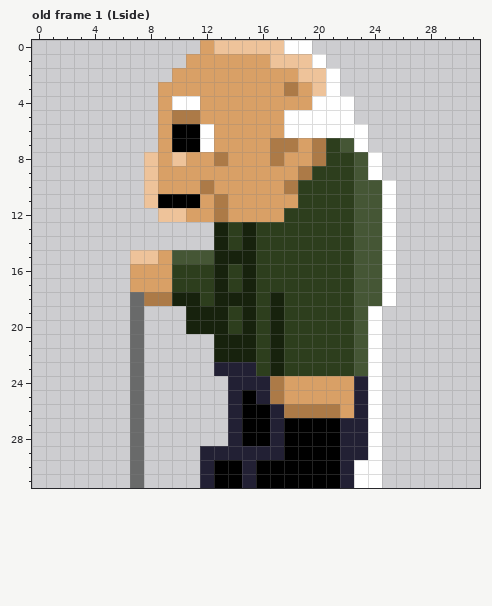
Two states of a pixel-art file, Assets/Art/Oldman/Oldman.aseprite. The first picture shows the starting point.
32x32 pixels, 2 frames. Shown: old frame 1 (Lside).
The same view after the edit:
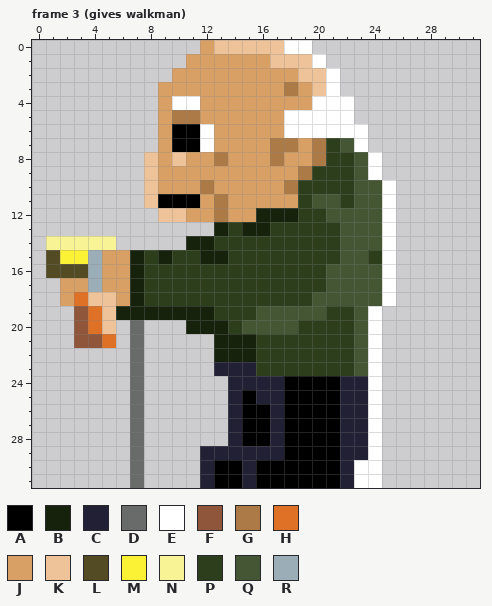
Palette (. is transparent): A #000000  B #17220d  C #222034  D #696a6a  E #ffffff  F #8f563b  G #ac7a47  H #df7126  J #d9a066  K #eec39a  L #524b24  M #fbf236  N #f8f496  P #2d3e1d  Q #455635  R #9badb7
A new or re-ordered frame is compared with the old frame closest to it.
What changed:
frames 2 -> 4
--- frame 3 (gives walkman) is new; against old frame 1 (Lside)
@@ x 0..31 @@
 10 ........KJJJGJJJJJGPPPPQQE......
-11 ........KAAAJGJJJJJPPPPQQE......
-12 .........KKJJGJJJJPPPPPQQE......
-13 .............BPBPPPPPPPQQE......
-14 .............BPBPPPPPPPQQE......
-15 .......KKJQQQBBBPPPPPPPQQE......
-16 .......JJJPPPBPBPPPPPPPQQE......
-17 .......JJJPPPBPBPPPPPPPQQE......
-18 .......DGGBBPBBBPBPPPPPQQE......
-19 .......D...BBBPBPBPPPPPQE.......
-20 .......D...BBBPBPBPPPPPQE.......
-21 .......D.....BBBPBPPPPPQE.......
-22 .......D.....BBBPBPPPPPQE.......
-23 .......D.....CCCPBPPPPPQE.......
-24 .......D......CCCGJJJJJCE.......
-25 .......D......CACGJJJJJCE.......
-26 .......D......CAACGGGGJCE.......
+11 ........KAAAJGJJJJJPQQPQQE......
+12 .........KKJJGJJBBBPPQQQQE......
+13 .............BPBBPPPPPQQQE......
+14 .NNNNN.....BBPPPPPPPPPQQQE......
+15 .LMMRJJBPBPPBBPPPPPPPPQQPE......
+16 .LLLRJJBPPPPPPPPPPPPPQQQQE......
+17 ..JJRJJBPPPPPPPPPPPPPQQQQE......
+18 ..JHKKJBPPPPPPPPPPPPQQQQQE......
+19 ...FHKBBBBBBBPPPQQQQQPPQE.......
+20 ...FHK.D...BBBPQQQQPPPPQE.......
+21 ...FFH.D.....BBBPPPPPPPQE.......
+22 .......D.....BBBPPPPPPPQE.......
+23 .......D.....CCCPPPPPPPQE.......
+24 .......D......CCCCAAAACCE.......
+25 .......D......CACCAAAACCE.......
+26 .......D......CAACAAAACCE.......
 27 .......D......CAACAAAACCE.......
